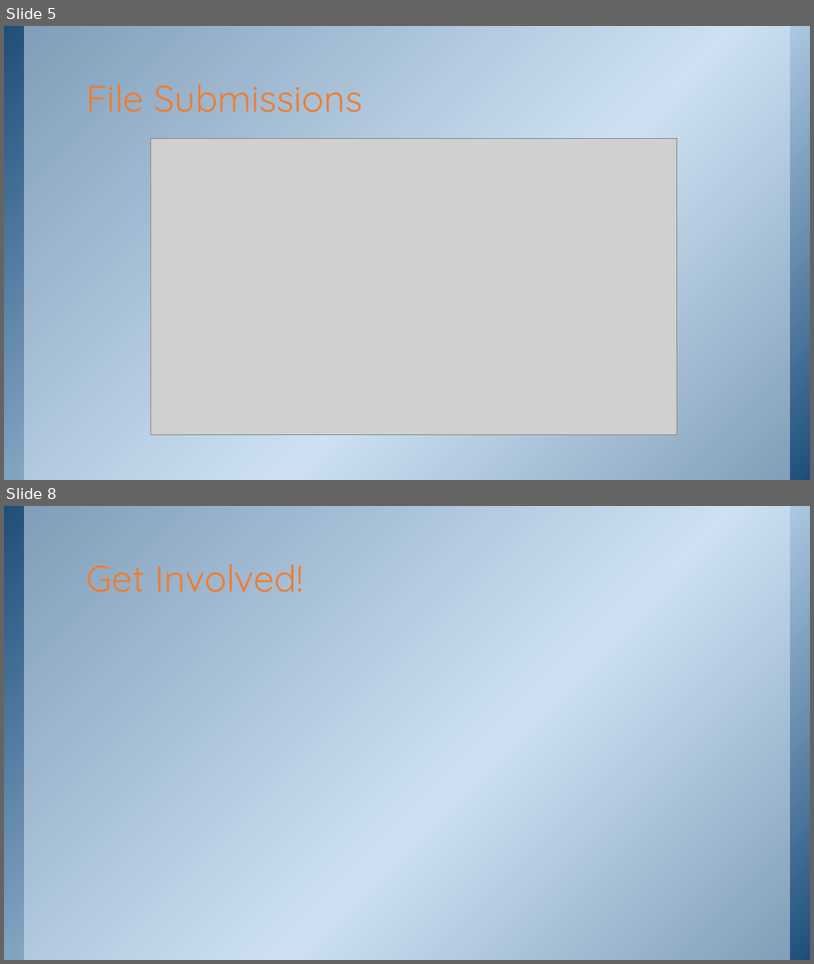
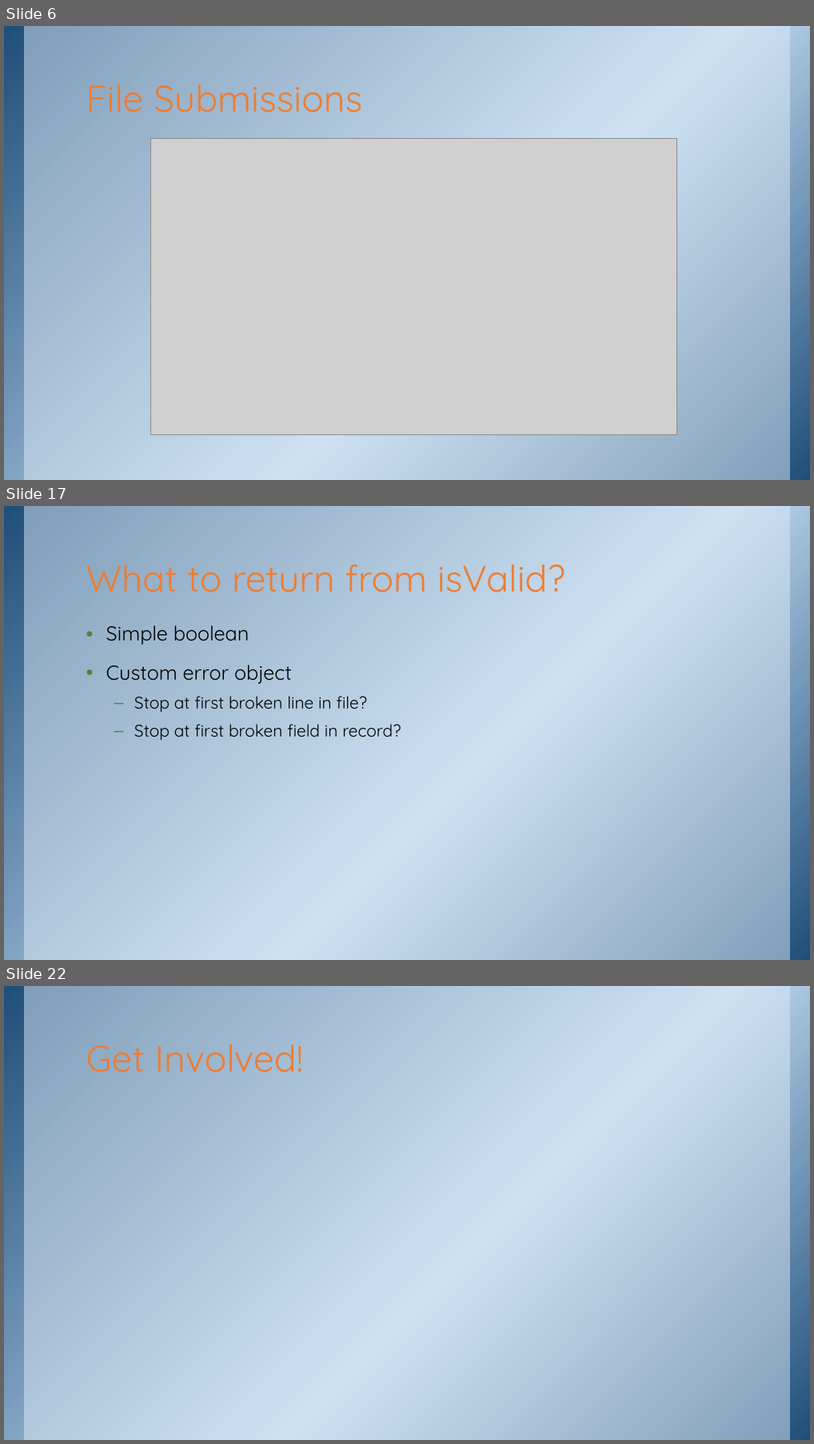
Before and after one commit to purpleabab/wtcs-data-systems-validators, a slide deck: document/DataTypeValidator.pptx. Shown one above the other, each under a label of ours: slides 5 and 8 before the commit, slides 6, 17 and 22 after it; the slides between them are not shown. The pictures are 814x964 and 814x1444 pixels, drawn with LibreOffice and Linux fonts; fonts in the diff are those of the drawing; grey boxes stand for pictures; background and template pictures are left out. Boxes give left, top, right and bottom in pixels: in the first picture for what was removed or moved away, otherwise in the second. Text is boxed around its words. In the diff, an @@ line names an element or a change of style, - is before the commit and + after.

```diff
--- a/document/DataTypeValidator.pptx
+++ b/document/DataTypeValidator.pptx
@@ slide 17 added at (4, 506, 810, 960), background picture (left out); not listed: 2 template elements that a slide beside it also shows @@
@@ title added at (86, 564, 566, 592), 44 pt, text #ED7D31 @@
+What to return from isValid?
@@ text added at (106, 625, 401, 740), 20 pt, text #000000 @@
+• Simple boolean
+• Custom error object
+  – Stop at first broken line in file?
+  – Stop at first broken field in record?
@@ what was slide 5 is now slide 6 @@
@@ what was slide 8 is now slide 22 @@
```
Also in this commit, not shown: 2 slides changed, 13 other slides added, 1 other file.
